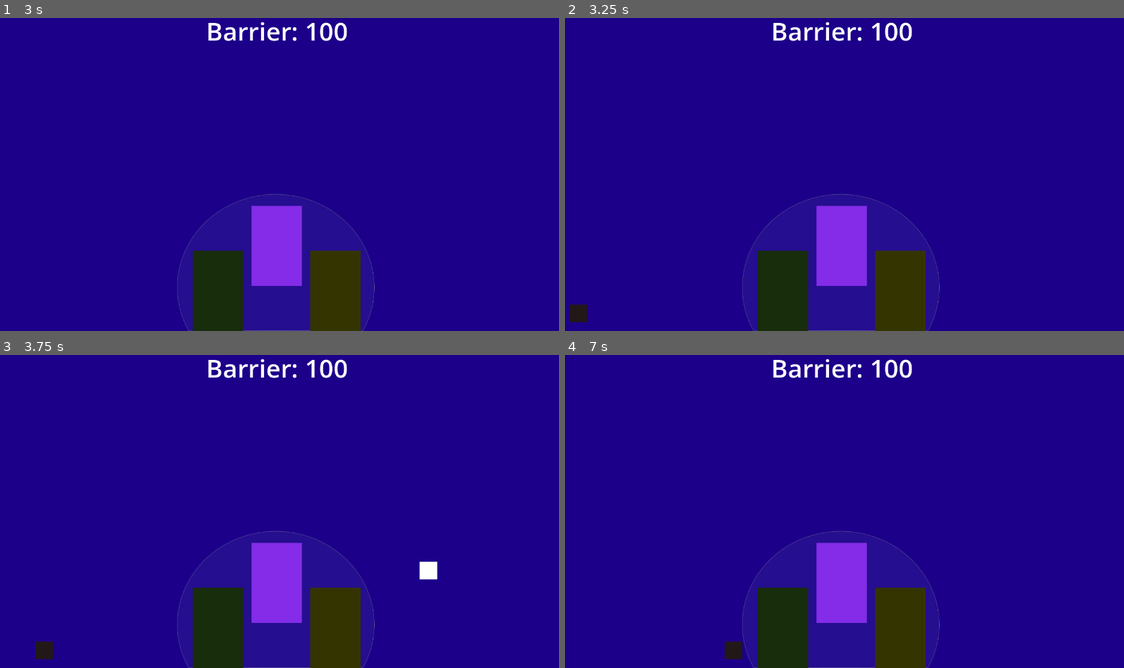
Above: before the commit, frames 1-4 (two rows, left to right).
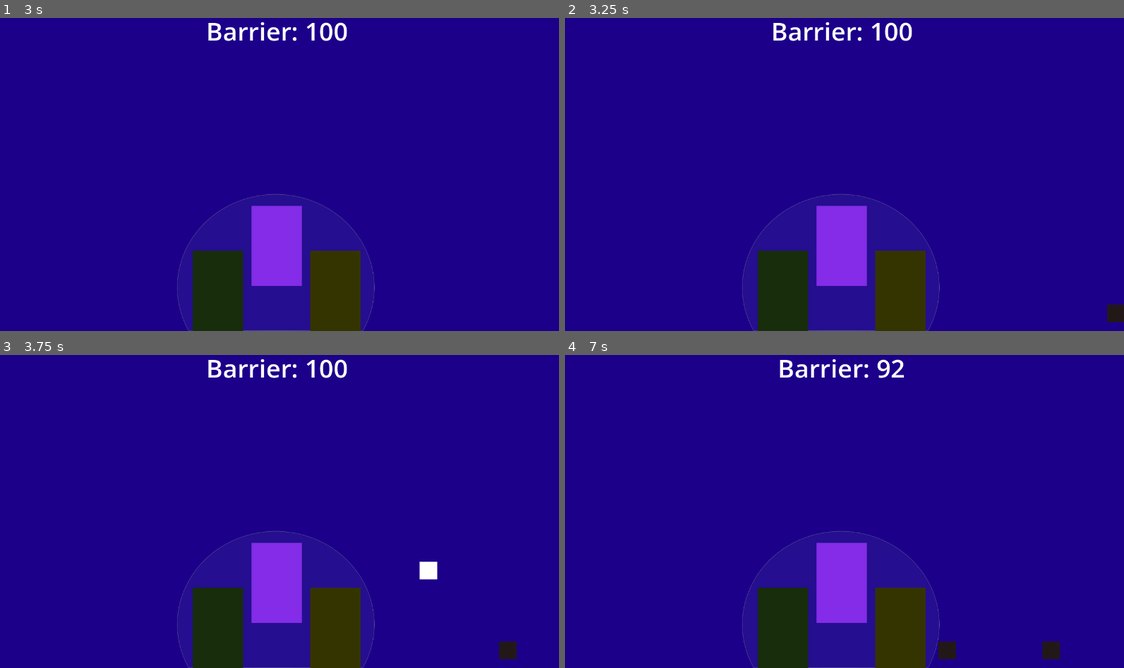
Above: after the commit, the same moments.

Repository: andersonbelli/DefendersOfProspera
Game: Godot game, scene res://scenes/main_scene.tscn
Two runs of this game, one before a commit and one after it. Both use one fixed random seed, a clock stepped at 60 frames per second and the inputs below.
Inputs (mouse positions are in pixels of both pictures, inside the frame that each line leads up to):
- Up to frame 1 (3 s): tap Enter at 0.5, 2 s; move the mouse to (402, 155) at 0.52 s; click (402, 155) at 0.6 s; tap Space at 1.25, 2.75 s; move the mouse to (162, 187) at 1.27 s; tap 1 (change_to_engineer) at 1.35 s; move the mouse to (335, 102) at 2.02 s; tap 3 (change_to_farmer) at 2.1 s; move the mouse to (245, 237) at 2.77 s; tap 2 (change_to_mage) at 2.85 s
- Up to frame 2 (3.25 s): no input
- Up to frame 3 (3.75 s): move the mouse to (447, 558) at 3.52 s; click (447, 558) at 3.6 s
- Up to frame 4 (7 s): move the mouse to (671, 461) at 4.27 s; tap 1 (change_to_engineer) at 4.35 s; move the mouse to (872, 508) at 5.02 s; tap 3 (change_to_farmer) at 5.1 s; move the mouse to (755, 430) at 5.77 s; tap 2 (change_to_mage) at 5.85 s; move the mouse to (967, 492) at 6.52 s; click (967, 492) at 6.6 s

Frame 1 is identical in both runs. In frame 2, 0.4% of the frame differs, in the area x 0-100%, y 91-98%; in frame 3, 0.4%; in frame 4, 1.3%, in the area x 28-89%, y 1-98%.

Commit message:
implementing floor and fly enemies

Diff:
--- a/scenes/character_enemy_bat.tscn
+++ b/scenes/character_enemy_bat.tscn
@@ -1,16 +1,17 @@
 [gd_scene load_steps=4 format=3 uid="uid://wyehcnibcwfo"]
 
 [ext_resource type="Script" path="res://scripts/character_enemy_bat.gd" id="1_b2x2l"]
-[ext_resource type="PackedScene" uid="uid://djql07clsuycf" path="res://scenes/area_barrier.tscn" id="2_arisc"]
 
 [sub_resource type="RectangleShape2D" id="RectangleShape2D_nb652"]
 size = Vector2(40, 40)
 
+[sub_resource type="RectangleShape2D" id="RectangleShape2D_uef38"]
+size = Vector2(40, 40)
+
 [node name="CharacterEnemyBat" type="CharacterBody2D"]
-collision_layer = 12
-collision_mask = 14
+collision_layer = 8
+collision_mask = 12
 script = ExtResource("1_b2x2l")
-AreaBarrier = ExtResource("2_arisc")
 
 [node name="ColorRect" type="ColorRect" parent="."]
 anchors_preset = 8
@@ -27,8 +28,7 @@
 color = Color(0.141176, 0.0980392, 0.0980392, 1)
 
 [node name="RayCastEnemyHit" type="RayCast2D" parent="."]
-position = Vector2(-18, 0)
-target_position = Vector2(38, 0)
+target_position = Vector2(20, 0)
 collision_mask = 2
 collide_with_areas = true
 collide_with_bodies = false
@@ -37,11 +37,14 @@
 wait_time = 1.5
 
 [node name="Area2D" type="Area2D" parent="."]
-collision_layer = 12
+collision_layer = 8
 collision_mask = 30
 
 [node name="CollisionShape2D" type="CollisionShape2D" parent="Area2D"]
 shape = SubResource("RectangleShape2D_nb652")
 
+[node name="CollisionShape2D" type="CollisionShape2D" parent="."]
+shape = SubResource("RectangleShape2D_uef38")
+
 [connection signal="timeout" from="TimerHitCooldown" to="." method="_on_timer_hit_cooldown_timeout"]
 [connection signal="body_entered" from="Area2D" to="." method="_on_area_2d_body_entered"]
--- a/scenes/main_scene.tscn
+++ b/scenes/main_scene.tscn
@@ -6,6 +6,18 @@
 [ext_resource type="PackedScene" uid="uid://cxqyxieu1ybkl" path="res://scenes/characters_scene.tscn" id="6_ekbvq"]
 
 [sub_resource type="WorldBoundaryShape2D" id="WorldBoundaryShape2D_hpcmk"]
+
+[sub_resource type="RectangleShape2D" id="RectangleShape2D_2ytx0"]
+size = Vector2(54, 58)
+
+[sub_resource type="SeparationRayShape2D" id="SeparationRayShape2D_8evgb"]
+length = 51.0
+
+[sub_resource type="Curve2D" id="Curve2D_mcyjd"]
+_data = {
+"points": PackedVector2Array(0, 0, 0, 0, -53, 234, 0, 0, 0, 0, -26, -21, 0, 0, 0, 0, 111, -44, 0, 0, 0, 0, 403, -49, 0, 0, 0, 0, 725, -51, 0, 0, 0, 0, 1038, -39, 0, 0, 0, 0, 1209, -39, 0, 0, 0, 0, 1287, -34, 0, 0, 0, 0, 1348, 55, 0, 0, 0, 0, 1391, 206)
+}
+point_count = 10
 
 [node name="MainScene" type="CanvasLayer"]
 script = ExtResource("1_46110")
@@ -51,7 +63,27 @@
 
 [node name="TimerEnemySpawn" type="Timer" parent="."]
 wait_time = 3.0
-one_shot = true
 autostart = true
 
+[node name="StaticBodySpawnRight" type="StaticBody2D" parent="."]
+position = Vector2(1308, 688)
+
+[node name="CollisionShape2D" type="CollisionShape2D" parent="StaticBodySpawnRight"]
+shape = SubResource("RectangleShape2D_2ytx0")
+
+[node name="StaticBodySpawnLeft" type="StaticBody2D" parent="."]
+position = Vector2(-53, 661)
+
+[node name="CollisionShape2D" type="CollisionShape2D" parent="StaticBodySpawnLeft"]
+rotation = -1.57079
+shape = SubResource("SeparationRayShape2D_8evgb")
+
+[node name="PathSpawn" type="Path2D" parent="."]
+curve = SubResource("Curve2D_mcyjd")
+
+[node name="PathFollow2D" type="PathFollow2D" parent="PathSpawn"]
+position = Vector2(1391, 206)
+rotation = 1.29337
+progress = 1836.68
+
 [connection signal="timeout" from="TimerEnemySpawn" to="." method="_on_timer_enemy_spawn_timeout"]
--- a/scripts/area_barrier.gd
+++ b/scripts/area_barrier.gd
@@ -9,5 +9,6 @@
 		barrier_health -= enemy_damaging_barrier.enemy_strengh
 
 func _on_body_entered(body):
+	print("asd")
 	if body is EnemyBaseClass:
 		enemy_damaging_barrier = body
--- a/scripts/character_enemy_bat.gd
+++ b/scripts/character_enemy_bat.gd
@@ -14,12 +14,21 @@
 
 func _process(delta):
 	if enemy_health <= 0:
-		print("tchau :")
 		queue_free()
 
 	if not ray_cast_enemy_hit.is_colliding():
-		velocity.x = enemy_velocity
-		move_and_slide()
+		var barrier: Area2D = get_parent().get_node("AreaBarrier")
+
+		ray_cast_enemy_hit.look_at(barrier.position)
+
+		if enemy_type == ENEMY_TYPE_ENUM.FLOOR:
+			position.x -= barrier.position.direction_to(position).x
+			velocity = enemy_velocity * position.direction_to(barrier.position)
+
+			move_local_x(delta * velocity.x)
+		elif enemy_type == ENEMY_TYPE_ENUM.FLY:
+			move_and_collide(velocity * delta)
+
 	else:
 		enemy_strengh = 0
 		if timer_hit_cooldown.is_stopped():
@@ -27,13 +36,9 @@
 
 func _on_timer_hit_cooldown_timeout():
 	enemy_strengh = strengh
-	print("HIT")
 	timer_hit_cooldown.stop()
 
 func _on_area_2d_body_entered(body):
 	if body is BulletClass:
 		enemy_health -= body.bullet_damage
 		body.on_hit(self, position)
-		print(enemy_health)
-	else:
-		print(body.name)
--- a/scripts/enemy_base_class.gd
+++ b/scripts/enemy_base_class.gd
@@ -4,8 +4,6 @@
 
 const ENEMY_TYPE_ENUM = preload("res://scripts/enemy_type_enum.gd").EnemyType
 
-@export var AreaBarrier: PackedScene
-
 @export var enemy_type: ENEMY_TYPE_ENUM = ENEMY_TYPE_ENUM.FLY
 
 var enemy_velocity := 10
--- a/scripts/main_scene.gd
+++ b/scripts/main_scene.gd
@@ -8,6 +8,10 @@
 @onready var area_barrier = %AreaBarrier
 @onready var label = $Label
 
+@onready var path_follow = $PathSpawn/PathFollow2D
+@onready var static_body_spawn_left = $StaticBodySpawnLeft
+@onready var static_body_spawn_right = $StaticBodySpawnRight
+
 func _physics_process(delta):
 	label.text = "Barrier: " + str(area_barrier.barrier_health)
 	pass
@@ -16,8 +20,18 @@
 	if CharacterEnemyBat.can_instantiate():
 		var enemyBat: EnemyBaseClass = CharacterEnemyBat.instantiate()
 
-		if enemyBat.enemy_type == ENEMY_TYPE_ENUM.FLOOR:
-			enemyBat.position.x = 10
+		if enemyBat.enemy_type == ENEMY_TYPE_ENUM.FLY:
+			path_follow.progress_ratio = randf_range(0, 1)
+
+			enemyBat.position.x = path_follow.position.x
+			enemyBat.position.y = path_follow.position.y
+		elif enemyBat.enemy_type == ENEMY_TYPE_ENUM.FLOOR:
+			#enemyBat.position.x = static_body_spawn_left.position.x
+			#enemyBat.position = static_body_spawn_left.position
+			enemyBat.position.x = static_body_spawn_right.position.x
 			enemyBat.position.y = 680
 
+		print(ENEMY_TYPE_ENUM.FLOOR)
+		print(enemyBat.position)
+
 		add_child(enemyBat)
Not shown: 1 places in scenes/main_scene.tscn that only renumber resources
